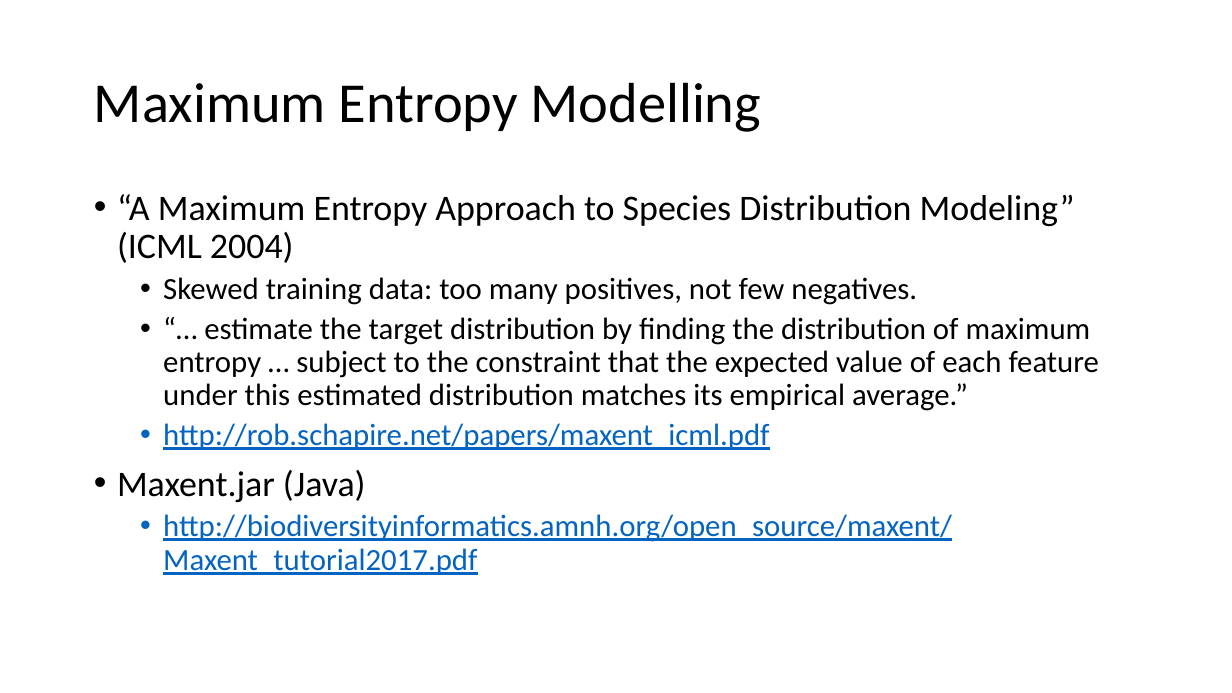
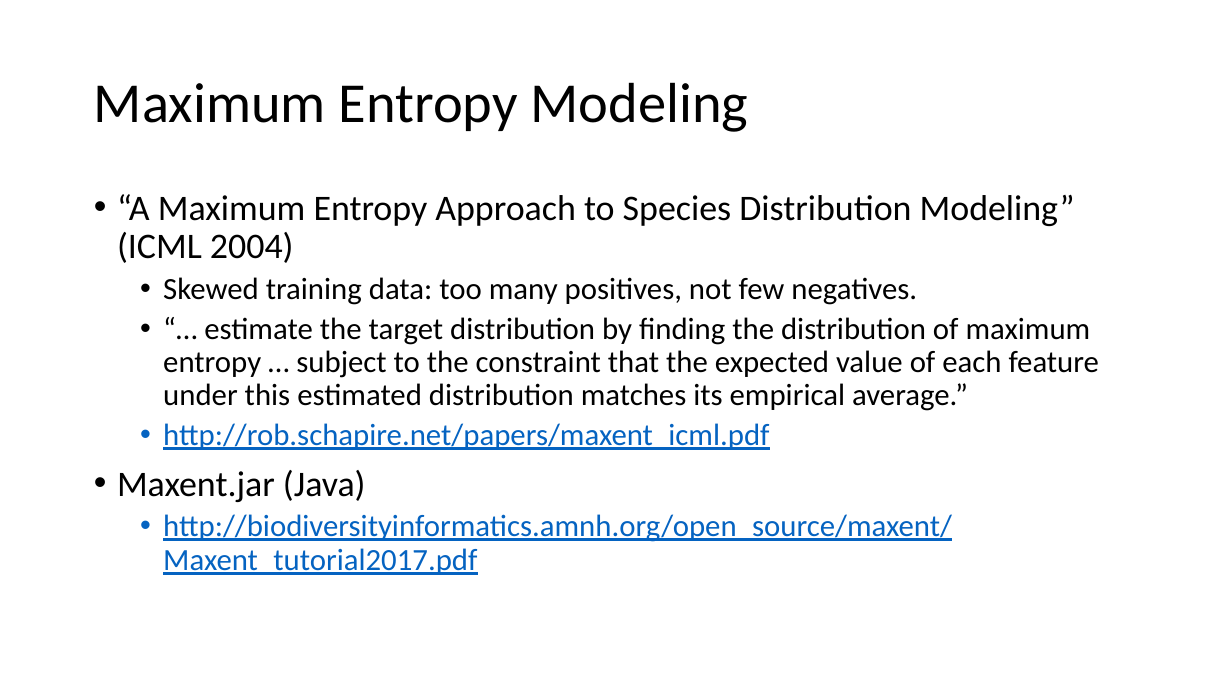
Before and after one commit to lonnieljyu/npmap-species, a slide deck: slide 5 of presentation/species_mapper_presentation.pptx. Drawn at 1232x693 pixels with LibreOffice and Linux fonts; fonts in the diff are those of the drawing. Boxes give left, top, right and bottom in pixels: in the first picture for what was removed or moved away, otherwise in the second. Text is boxed around its words. In the diff, an @@ line names an element or a change of style, - is before the commit and + after.

```diff
--- a/presentation/species_mapper_presentation.pptx
+++ b/presentation/species_mapper_presentation.pptx
@@ title at <box>94,82,748,132</box>: text changed @@
-Maximum Entropy Modelling
+Maximum Entropy Modeling
```
Also in this commit, not shown: 2 other slides changed, 1 other file.
